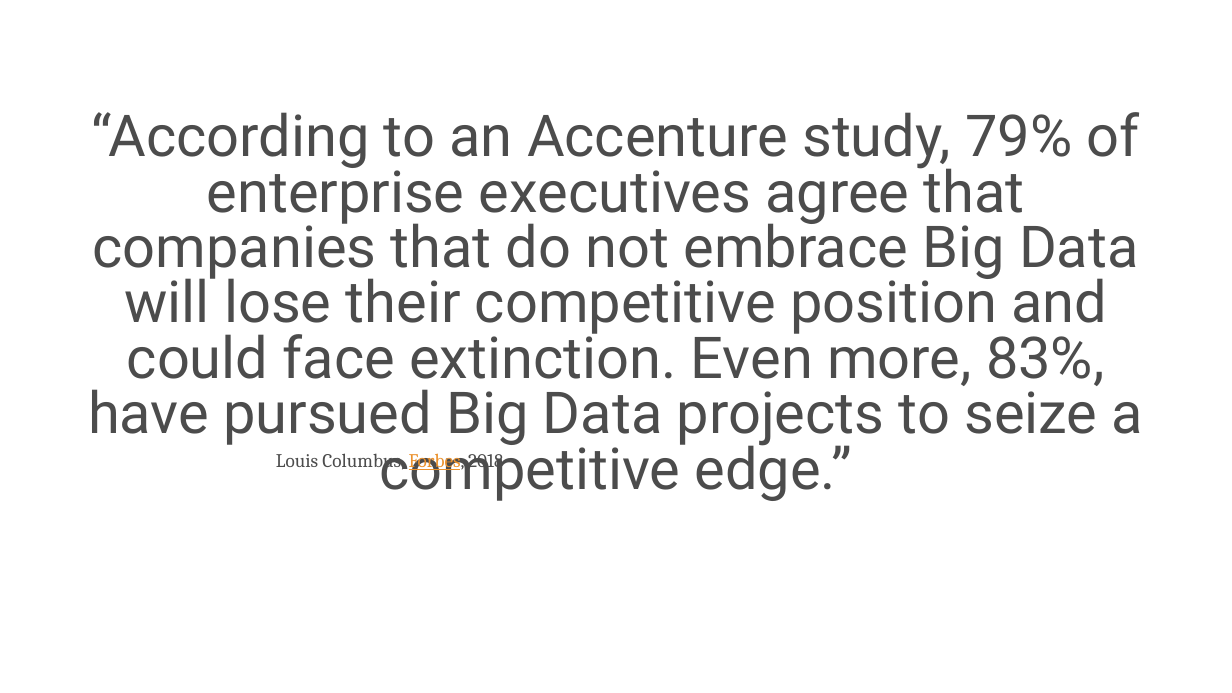
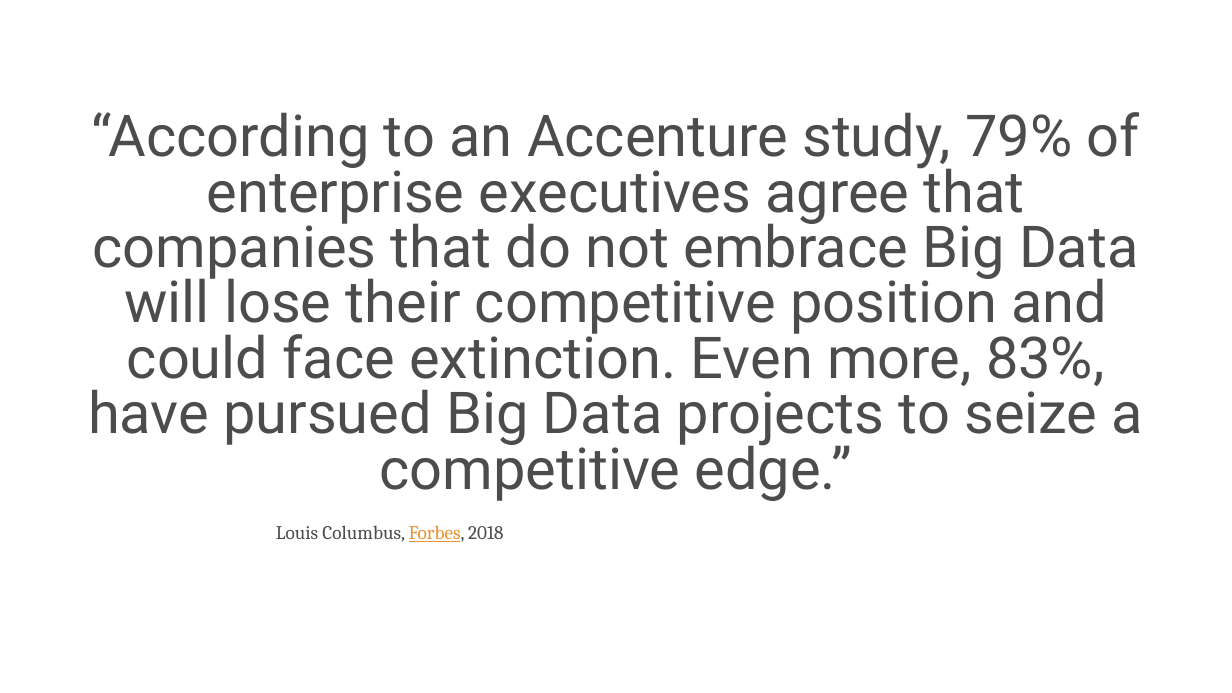
Before and after one commit to s-kyle-reed/data-lecture, a slide deck: slide 14 of lecture.pptx. Drawn at 1232x693 pixels with LibreOffice and Linux fonts; fonts in the diff are those of the drawing; background and template pictures are left out. Boxes give left, top, right and bottom in pixels: in the first picture for what was removed or moved away, otherwise in the second. Text is boxed around its words. In the diff, an @@ line names an element or a change of style, - is before the commit and + after.

```diff
--- a/lecture.pptx
+++ b/lecture.pptx
@@ text "Louis Columbus, Forbes, 2018": place and size @@
-text "Louis Columbus, Forbes, 2018" at [276, 453, 503, 473]
+text "Louis Columbus, Forbes, 2018" at [276, 525, 503, 542]
```
Also in this commit, not shown: 11 other slides changed.
